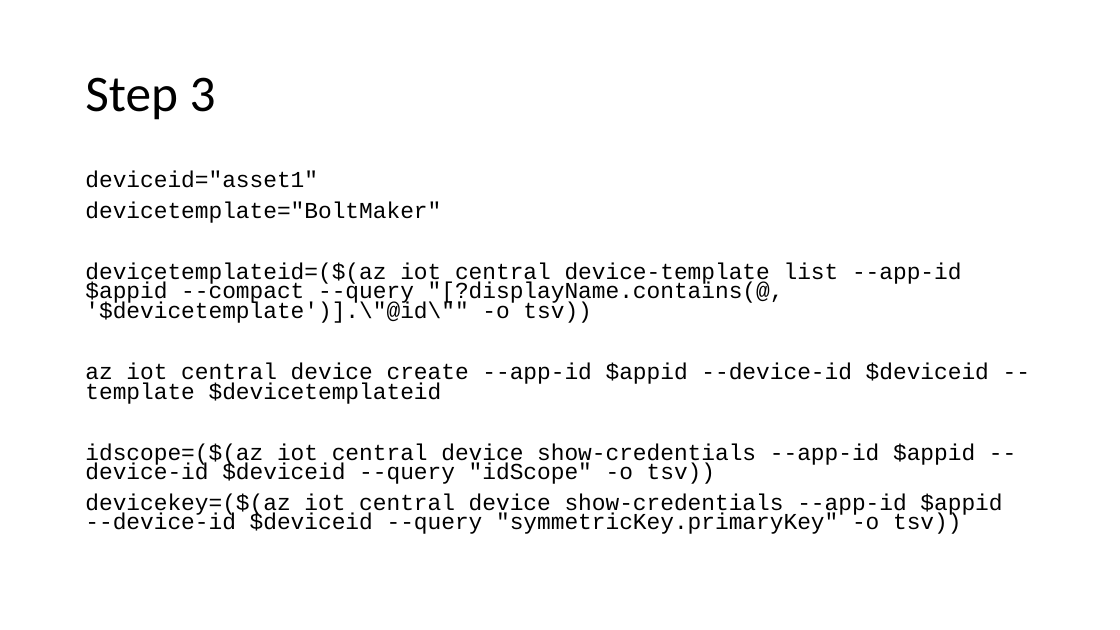
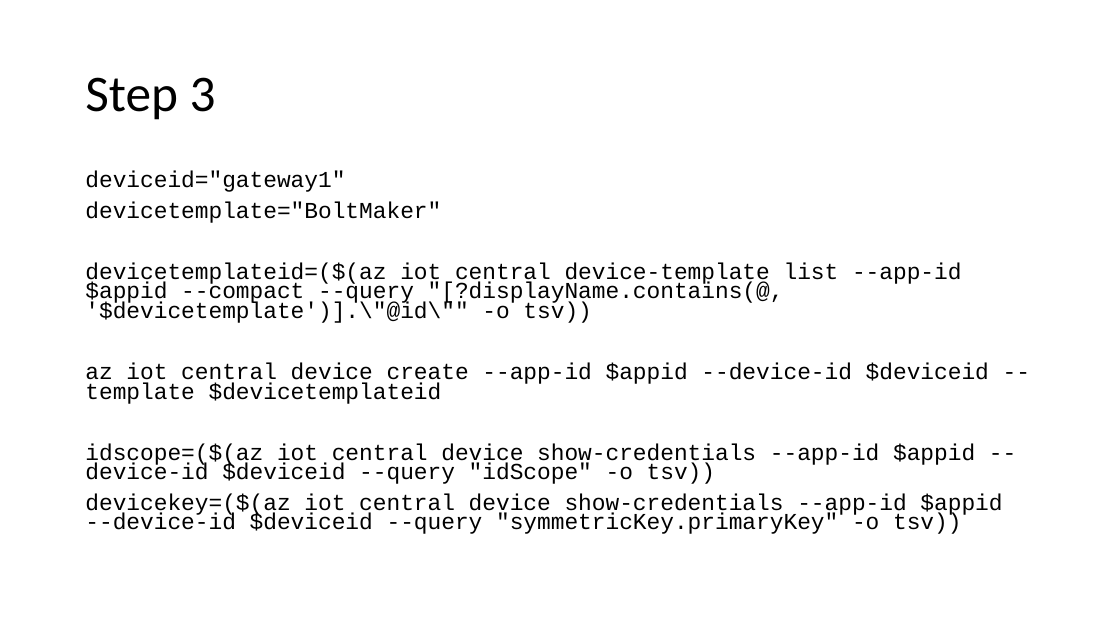
Before and after one commit to onderyildirim/iotcentral-iiot-lab, a slide deck: slide 4 of iotcentral-iiot-hol.pptx. Drawn at 1120x630 pixels with LibreOffice and Linux fonts; fonts in the diff are those of the drawing. Boxes give left, top, right and bottom in pixels: in the first picture for what was removed or moved away, otherwise in the second. Text is boxed around its words. In the diff, an @@ line names an element or a change of style, - is before the commit and + after.

```diff
--- a/iotcentral-iiot-hol.pptx
+++ b/iotcentral-iiot-hol.pptx
@@ text at <box>85,170,345,192</box>: text changed @@
-deviceid="asset1"
+deviceid="gateway1"
```
Also in this commit, not shown: 2 other slides changed, 1 slide added, 7 other files.
